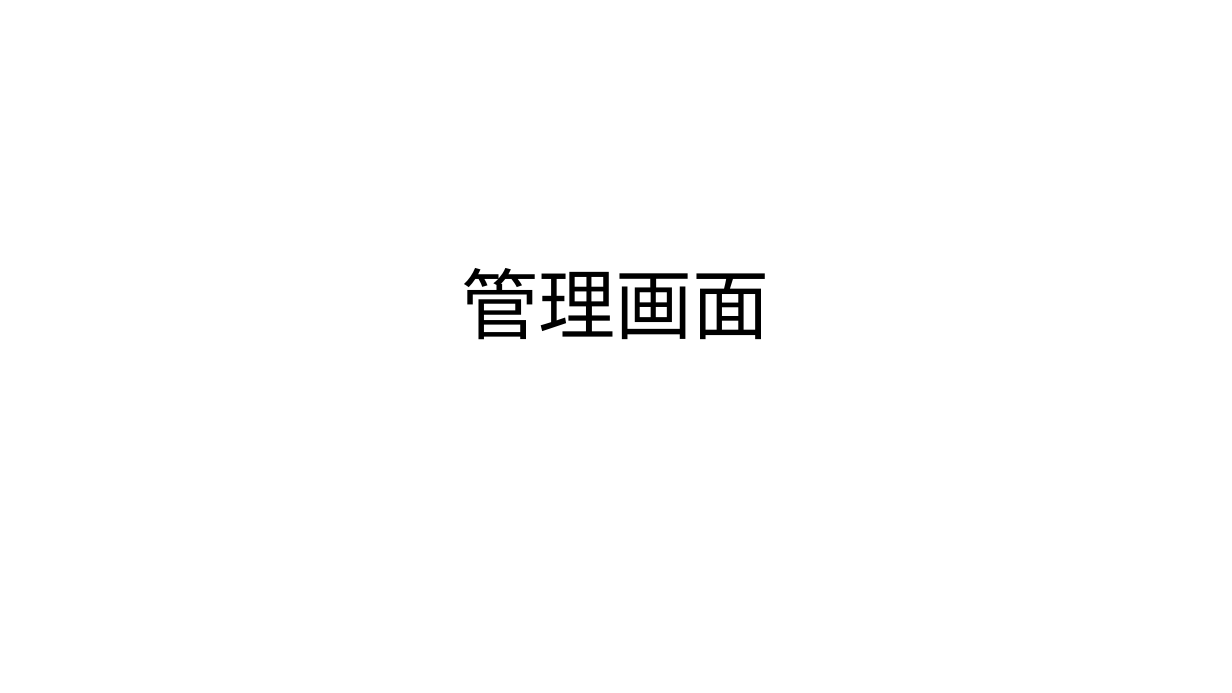
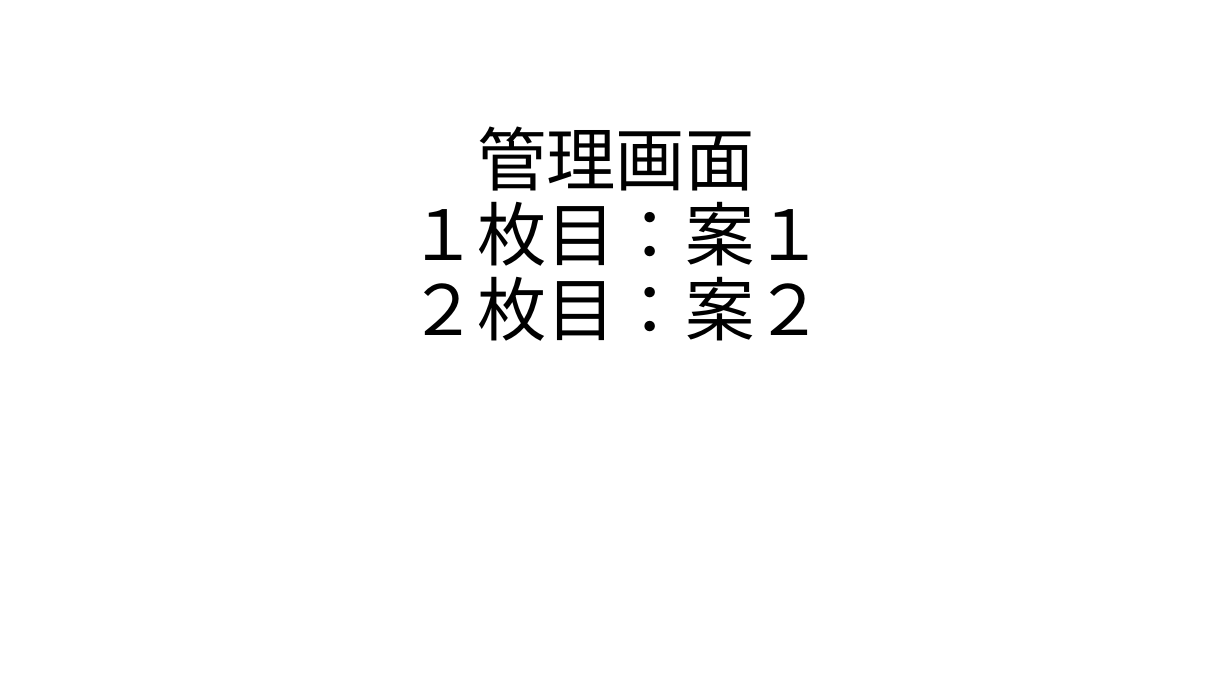
Before and after one commit to MitsukiFujita/Webapp, a slide deck: slide 3 of フレームワーク.pptx. Drawn at 1232x693 pixels with LibreOffice and Linux fonts; fonts in the diff are those of the drawing. Boxes give left, top, right and bottom in pixels: in the first picture for what was removed or moved away, otherwise in the second. Text is boxed around its words. In the diff, an @@ line names an element or a change of style, - is before the commit and + after.

```diff
--- a/フレームワーク.pptx
+++ b/フレームワーク.pptx
@@ title at (x1=408, y1=126, x2=824, y2=341): text changed; size 60 to 54 pt @@
-管理画面
+管理画面
+１枚目：案１
+２枚目：案２
```
Also in this commit, not shown: 4 other slides changed, 2 slides added, 6 slides removed.
